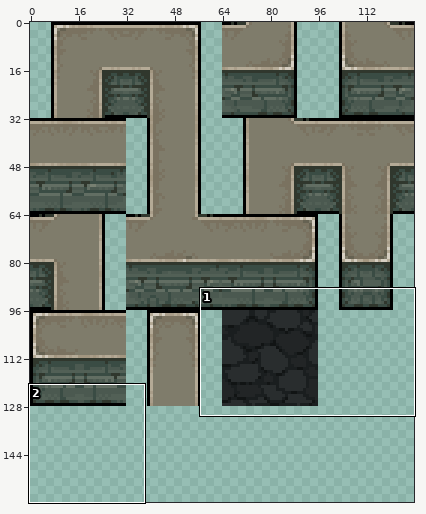
A sprite sheet gets an edit: tilesets/tileset2.png. The picture above shows the old version from afar; the outline marks the close-up.
Close-up. Before the edit:
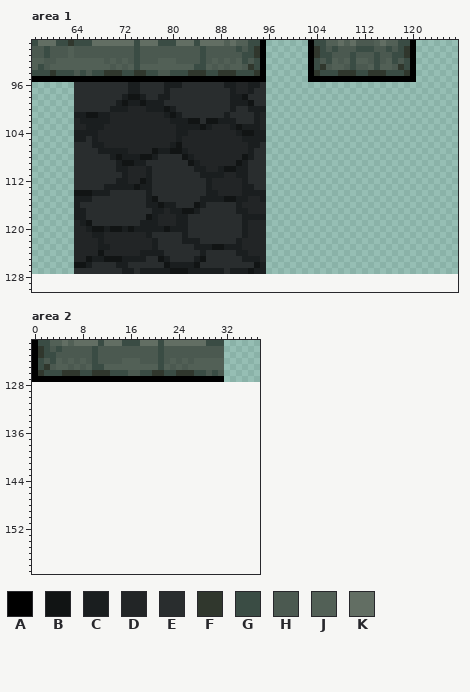
The file is 128x128 pixels. Colours within 5 levels of each other are drawn and written as one. Shown: area 1: x 57..127, y 89..130; area 2: x 0..37, y 121..159. The old version is drawn lined up with the new one, on the new canvas.
Palette (. is transparent): A #000000  B #111414  C #1a1e1f  D #222526  E #292d2e  F #30372d  G #3a4c44  H #4b5950  J #526056  K #626e63
Pixels before, area 1 (only the part around the change), first column x 57:
 93 JGHJJJJJJJJJJHJHJGJJJJJJJJJGGJHJHJJHFGA.......AGFHJJHGHHJGJJHFGA.......
 94 GGGFGGGHGHGGFFFGGFFGGHHGGGFFFGGFFFGGGFA.......AFGGGFFFGGFFFGGGFA.......
 95 AAAAAAAAAAAAAAAAAAAAAAAAAAAAAAAAAAAAAAA.......AAAAAAAAAAAAAAAAAA.......
 96 .......EEEEEEEEECCEEEECCCEEEEEEECCDDCCE................................
 97 .......EEEEEEEEECCEEEECEEEEEEEEEECDDCEE................................
 98 .......EEEEEEEECBBCEECCEEEEEEEEEECCBEEE................................
 99 .......EEEEEEECBCCBCCCEEEEEEEEEEECCCBEE................................
100 .......EEEEEECCCDDDCCCBCEEEEEEEEECEECCC................................
101 .......CCBBCCDDDDDDDDDCBCEEEEEEECEEEECD................................
102 .......DCCCCCDDDDDDDDDDCCCBBEBBCCCEEECD................................
103 .......DDCCCDDDDDDDDDDDDCCCCBCDDDCBCCCD................................
104 .......CCCCDDDDDDDDDDDDDCCDDDDDDDDCBBCC................................
105 .......CCECDDDDDDDDDDDDDCDDDDDDDDDDCCCC................................
106 .......EEECCDDDDDDDDDDDCBDDDDDDDDDDDCCE................................
107 .......EEEECCCCCDDDDBCCBBCDDDDDDDDDDCEE................................
108 .......EEEEEECBCCCBBCEEEEBCDDDDDDDDBCEE................................
109 .......EEEEEEECBBCCEEEEEEEBCDDDDDDBCEEE................................
110 .......EEEEEEECCDDDCEEEEEEECCDDCBBCCEEE................................
111 .......EEEEEEEECDDDCEEEEEEEECCCCDDCCEEE................................
112 .......EEEEEEECCDDBCEEEEEEEEECDDDDDCEEE................................
113 .......EEEEECCCCCBCCEEEEEEEEECDDDDDCCEE................................
114 .......BBBCCCEEEEEECEEEEEEEEECCDDDDCCCC................................
115 .......CCCEEEEEEEEECBEEEEEEECCCCBBCCDDC................................
116 .......CEEEEEEEEEEECCBCCEEEBCEEEEECDDDD................................
117 .......CCEEEEEEEEEEECCDCCBBCEEEEEECCDDD................................
118 .......CCEEEEEEEEEEBCDDDCCEEEEEEEEECCCC................................
119 .......DCBEEEEEEEECCCDDDCCEEEEEEEEECDDD................................
120 .......DDCBBCBBCBCCCCCBCCCEEEEEEEEECDDD................................
121 .......DDDCCDDDDDDDCEEEEECEEEEEEEEECDDD................................
122 .......DDDDCDDDDDDDDCEEEECCCEEEEEECDDDD................................
123 .......DDDDCCDDDDDDDCEEEEEECCCBBCCCDDDD................................
124 .......DDDDBDDDDDDCCCCEEEEEECEEEEECCDDD................................
125 .......DDBCCBBBCCCCEEBCEEEECBEEEEEECCCD................................
126 .......BBCEEEECCEEEEEEBCCCCBEEEEEEEEEBC................................
127 .......EEEEEEEECCECCCCCBBBCCCCCCECCCBCC................................
128 .......................................................................
129 .......................................................................
130 .......................................................................
Pixels before, area 2, first column x 0:
121 AGGJJKJKKKKGKKKGGGKKKGKKKKKKKGGG
122 AFGHGHHHHHGHHHHHHHHHHGHHHHHHHHHH
123 AFGGHHHHHHGHHHHHHHHHHGHHHHHHHHHH
124 AGHGJHJHJHGHHHHJJJHHHGHJHJHJJJJJ
125 AGFHJJHJHJGGJJJJJJJJJGJHJHJJJJJJ
126 AFGGGFFFGGFFFGGGHHGGFFGGFFFGGHGH
127 AAAAAAAAAAAAAAAAAAAAAAAAAAAAAAAA
After the commit:
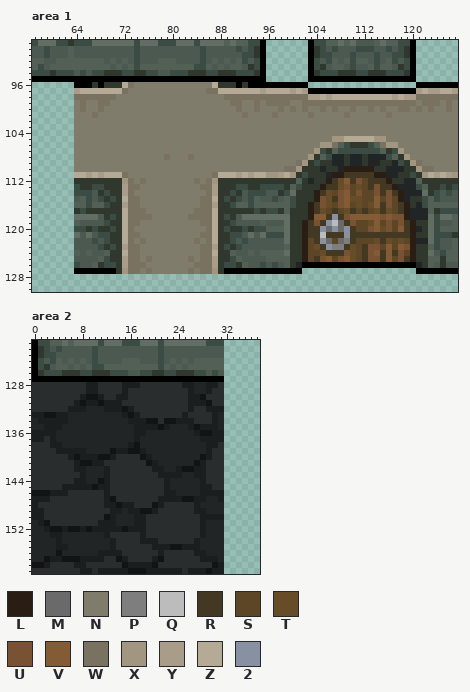
Colours new in this view: L #2a1d13  M #6a6a6a  N #7f7c6b  P #7e7e7e  Q #bcbcbc  R #433821  S #5d4625  T #664d28  U #795233  V #835b34  W #7a7260  X #a29680  Y #a99d89  Z #b4aa96  2 #8891a2
Diff:
canvas 128x128 -> 128x160
Changed rows in their new state; - is an unchanged pixel.
Area 1:
first column x 64:
 96 AAAFAFFFZWNNNNNNNNNNNNNZFFFAFAAAAAAAAAA------------------AAAAAAA
 97 YZZZZZZZWNNNNNNNNNNNNNWWZZZZZZZYZZZZYZYAAAAAAAAAAAAAAAAAAYZYYZZY
 98 WWWWWWWNNNNNNNNNNNNNNNNNNWWWWWWWWWWWWWWYYZYZZZZZZZZZZYZYYWWWWWWW
 99 NWNNWWNNNNNNNNNNNNNNNNNNNNWWNNWNWWWWNNWWWWWWWWWWWWWWWWWWWNWWWNWN
100 NWNNWNNNNNNNNNNNNNNNNNNNNNNWNNWNNNWNWNWNNWNWNNWNNWNWNNWWNWNWNNWN
101 NNNWNNNNNNNNNNNNNNNNNNNNNNNNWNNNNWNNNNNWNNNNNWNNNNNNWNNNNNNNNNNN
102 NNNNNNNNNNNNNNNNNNNNNNNNNNNNNNNNNNNNNNNNNNNNNNNNNNNNNNNNNNNNNNNN
103 NNNNNNNNNNNNNNNNNNNNNNNNNNNNNNNNNNNNNNNNNNNNNNNNNNNNNNNNNNNNNNNN
104 NNNNNNNNNNNNNNNNNNNNNNNNNNNNNNNNNNNNNNNNNNNNNNNNNNNNNNNNNNNNNNNN
105 NNNNNNNNNNNNNNNNNNNNNNNNNNNNNNNNNNNNNNNNNNNXXZZZZZXXNNNNNNNNNNNN
106 NNNNNNNNNNNNNNNNNNNNNNNNNNNNNNNNNNNNNNNNNXXWJGFFFGJWXXNNNNNNNNNN
107 NNNNNNNNNNNNNNNNNNNNNNNNNNNNNNNNNNNNNNNNXGFJGGGGGGGJFGXNNNNNNNNN
108 NNNNNNNNNNNNNNNWNNNWNNNNNNNNNNNNNNNNNNNXFJGDDFDDFDDDGJFXNNNNNNNN
109 NNNNNNNNNNNNNNNNNNNNNNNNNNNNNNNNNNNNNWXFGFFDDFDDFDDFFDGFXWNNNNNN
110 NNNNNNNNNNNNNNNNNNNNNNNNNNNNNNNNNNNWWXFFFDFFDLLLLLFFDDDFFXWWNNNN
111 ZZYZYZZZWNNNNNNNNNNNNNNWZZZYZYZZXXYZXFGFFFDLLRRRRRLLDDFFGFXZYZYX
112 FFFFFFFFXWNWNNNNNNNNWNWXFFFFFFFFFFFFFJFDFFLRTVRUSRRRLFFDDJFFFFFF
113 GFFGGFFFYWWNNNNNNNNNNWWYFFFGGFFGGGGFJGFFFLRRTUSTSRURRLDDDGJFFGFG
114 GGGHFGFFYWNNNNNNNNNNNNWYFFGFHGGGHHFGKFFFLRTSUVSUSSURURLDDDKFGHGH
115 HJGHGFGFZWWNNNNNNNNNNWWZFGFGHGJHHGHJGFFFLUTRUVTTSSVSUSLDFFGJGHHH
116 JJGJJGFFYWWNNNNNNNNNNWWYFFGJJGJJJJJJGFFLRUTSUVSTSTVRUSRLFDGJJJJJ
117 FGFFFFFFZWWWNNNNNNNNWWWZFFFFFFGFGGFJFFFLRTSRSTRSRSTRTSRLDDDJFGGG
118 KKKKHFGFZWWWWNNNNNNWWWWZFGFHKKKKKKKKFFFLVVR2RUVVVVVUVUULDDDKGKKJ
119 JHHHHGFFZWWNNNNNNNNNNWWZFFGHHHHJHHHKFFLRUR2QMRUSSTVSUSURLFFKGHHJ
120 GGFGFFGFZWNNNNNNNNNNNNWZFGFFGFGGJJJKFFLRR2M2M2RSSUVTUSVRLDFKGJJJ
121 KHKHGGFFZWWNNNNNNNNNNWWZFFGGHKHKGGGKFFLRRQRRR2RRRRRRRRRRLFFKGGGF
122 HHHGHGFFZWNWNNNNNNNNWNWZFFGHGHHHHHHKFFLSR2MSMPRSSSTRTSTSLDDKGHHJ
123 HHHHGFGFYWWNNNNNNNNNNWWYFGFGHHHHHHHJFFLSTR2PPRTSRUUSVSVULFFJGHHJ
124 JHJHHJFFZWWNNNNNNNNNNWWZFFJHHJHJJJJKFFLSSTRRRUTSRUVRVRUSLFFKHGJJ
125 HHHHJGFFYWWNWNNNNNNWNWWYFFGJHHHHJJJJFFLSRUVSUVTSRUURVSURLFFJJFJJ
126 GHHJFGGFYWWWNNNNNNNNWWWYFGGFJHHGHGHJFDAAAAAAAAAAAAAAAAAAADFJHFHH
127 AAAAAAAFXWWNWNNNNNNWNWWXFAAAAAAAAAAAAA-------------------AAAAAAA
Area 2:
first column x 0:
128 EEEEEEEEECCEEEECCCEEEEEEECCDDCCE
129 EEEEEEEEECCEEEECEEEEEEEEEECDDCEE
130 EEEEEEEECBBCEECCEEEEEEEEEECCBEEE
131 EEEEEEECBCCBCCCEEEEEEEEEEECCCBEE
132 EEEEEECCCDDDCCCBCEEEEEEEEECEECCC
133 CCBBCCDDDDDDDDDCBCEEEEEEECEEEECD
134 DCCCCCDDDDDDDDDDCCCBBEBBCCCEEECD
135 DDCCCDDDDDDDDDDDDCCCCBCDDDCBCCCD
136 CCCCDDDDDDDDDDDDDCCDDDDDDDDCBBCC
137 CCECDDDDDDDDDDDDDCDDDDDDDDDDCCCC
138 EEECCDDDDDDDDDDDCBDDDDDDDDDDDCCE
139 EEEECCCCCDDDDBCCBBCDDDDDDDDDDCEE
140 EEEEEECBCCCBBCEEEEBCDDDDDDDDBCEE
141 EEEEEEECBBCCEEEEEEEBCDDDDDDBCEEE
142 EEEEEEECCDDDCEEEEEEECCDDCBBCCEEE
143 EEEEEEEECDDDCEEEEEEEECCCCDDCCEEE
144 EEEEEEECCDDBCEEEEEEEEECDDDDDCEEE
145 EEEEECCCCCBCCEEEEEEEEECDDDDDCCEE
146 BBBCCCEEEEEECEEEEEEEEECCDDDDCCCC
147 CCCEEEEEEEEECBEEEEEEECCCCBBCCDDC
148 CEEEEEEEEEEECCBCCEEEBCEEEEECDDDD
149 CCEEEEEEEEEEECCDCCBBCEEEEEECCDDD
150 CCEEEEEEEEEEBCDDDCCEEEEEEEEECCCC
151 DCBEEEEEEEECCCDDDCCEEEEEEEEECDDD
152 DDCBBCBBCBCCCCCBCCCEEEEEEEEECDDD
153 DDDCCDDDDDDDCEEEEECEEEEEEEEECDDD
154 DDDDCDDDDDDDDCEEEECCCEEEEEECDDDD
155 DDDDCCDDDDDDDCEEEEEECCCBBCCCDDDD
156 DDDDBDDDDDDCCCCEEEEEECEEEEECCDDD
157 DDBCCBBBCCCCEEBCEEEECBEEEEEECCCD
158 BBCEEEECCEEEEEEBCCCCBEEEEEEEEEBC
159 EEEEEEEECCECCCCCBBBCCCCCCECCCBCC
